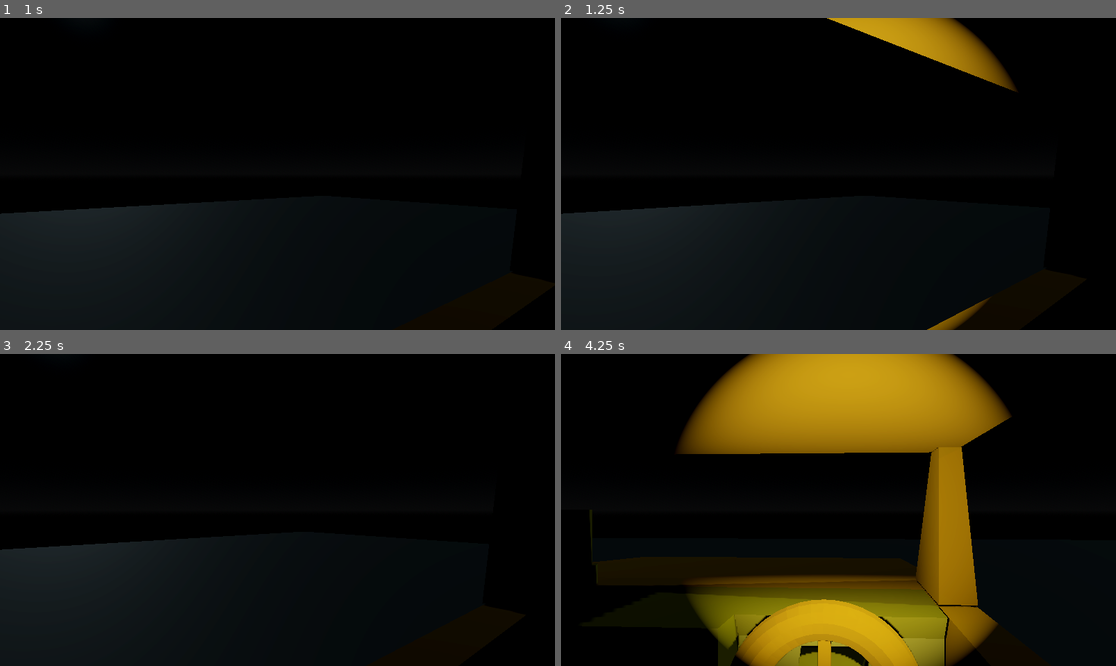
Above: before the commit, frames 1-4 (two rows, left to right).
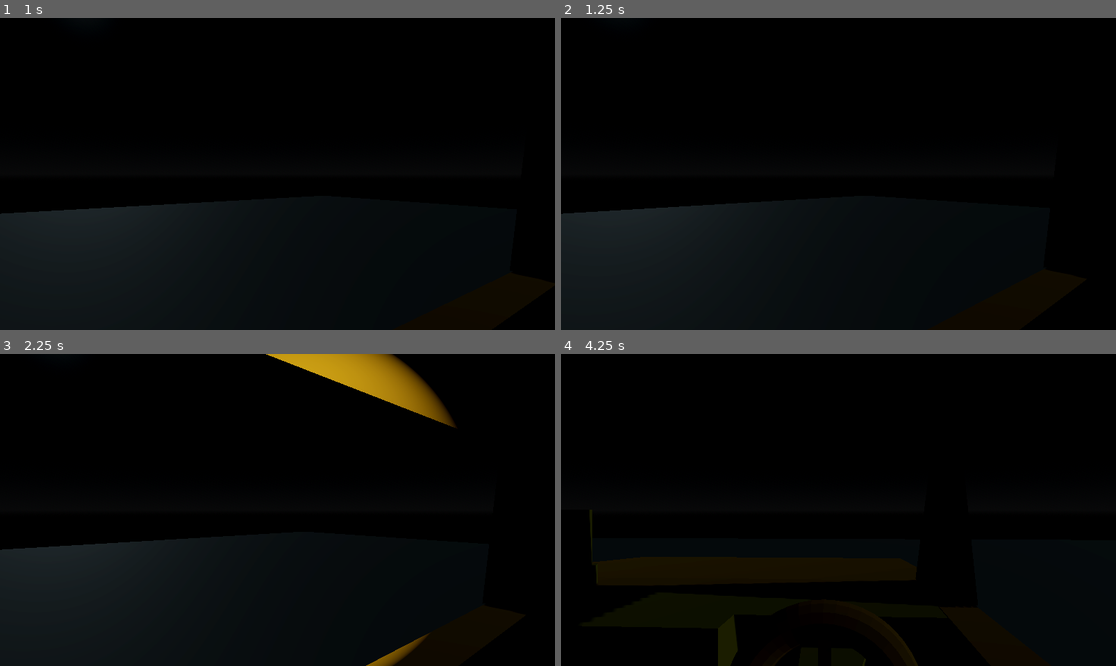
Above: after the commit, the same moments.

Repository: ADudeWithADream/13Gameproject
Game: Godot game, scene res://SCENES/BASE.tscn
Two runs of this game, one before a commit and one after it. Both use one fixed random seed, a clock stepped at 60 frames per second and the inputs below.
Inputs:
- Up to frame 1 (1 s): hold D (ui_right) from 0.53 s (still down)
- Up to frame 2 (1.25 s): keep holding D (ui_right)
- Up to frame 3 (2.25 s): release D (ui_right) at 1.28 s; hold S (ui_down) 1.28-2.03 s; tap Enter at 2 s; hold D (ui_right) from 2.03 s (still down)
- Up to frame 4 (4.25 s): tap Space at 2.75 s; tap Enter at 3.5 s; release D (ui_right) at 3.53 s; hold A (ui_left) from 3.53 s (still down)

Frame 1 is identical in both runs. In frame 2, 3.3% of the frame differs, in the area x 47-83%, y 0-100%; in frame 3, 3.3%; in frame 4, 33%, in the area x 21-82%, y 0-100%.

Commit message:
Fixed Flashlight

Diff:
--- a/new-game-project/SCRIPTS/player.gd
+++ b/new-game-project/SCRIPTS/player.gd
@@ -31,7 +31,7 @@
 
 
 func _change_camera(desired_camera: Camera3D) -> void:
-
+	var current_state = LightOn
 	_toggle_flashlight(false)
 
 	if TransitionTween and SpecializedTransition == false:
@@ -39,7 +39,7 @@
 	TransitionTween = create_tween()
 	var target_transform: Transform3D = desired_camera.global_transform
 	TransitionTween.tween_property(TransitionCamera, "global_transform", target_transform, 0.5).set_trans(Tween.TRANS_SINE)
-	TransitionTween.tween_callback(_toggle_flashlight.bind(true))
+	TransitionTween.tween_callback(_toggle_flashlight.bind(current_state))
 
 	if TransitionFOVTween and SpecializedTransition == false:
 		TransitionFOVTween.kill()
